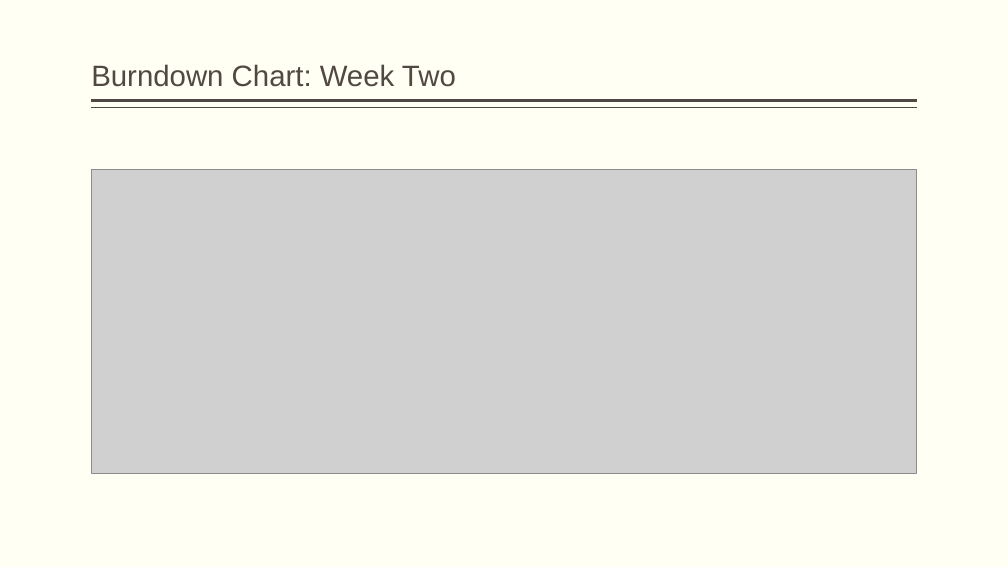
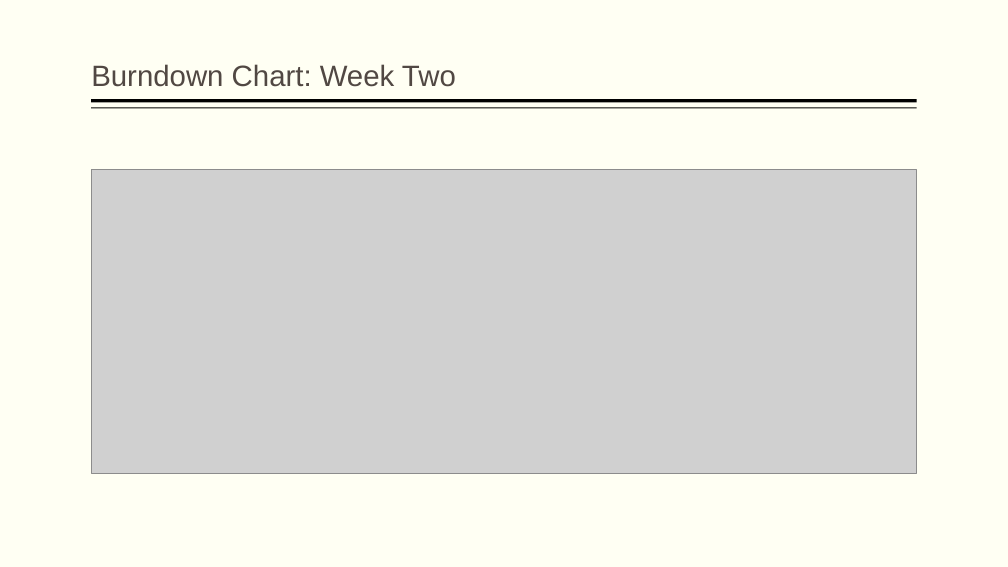
Before and after one commit to koehler1000/DHpoly, a slide deck: slide 12 of DHPOLYENDE.pptx. Drawn at 1008x567 pixels with LibreOffice and Linux fonts; fonts in the diff are those of the drawing; grey boxes stand for pictures. Boxes give left, top, right and bottom in pixels: in the first picture for what was removed or moved away, otherwise in the second. Text is boxed around its words. In the diff, an @@ line names an element or a change of style, - is before the commit and + after.

```diff
--- a/DHPOLYENDE.pptx
+++ b/DHPOLYENDE.pptx
@@ line (917, 101) - (91, 101): stroke #514843 3 pt to #000000 3 pt @@
@@ line (917, 108) - (91, 108): stroke #514843 1 pt to #000000 0.99 pt @@
```
Also in this commit, not shown: 24 other slides changed, 2 slides added, 1 slide removed.
